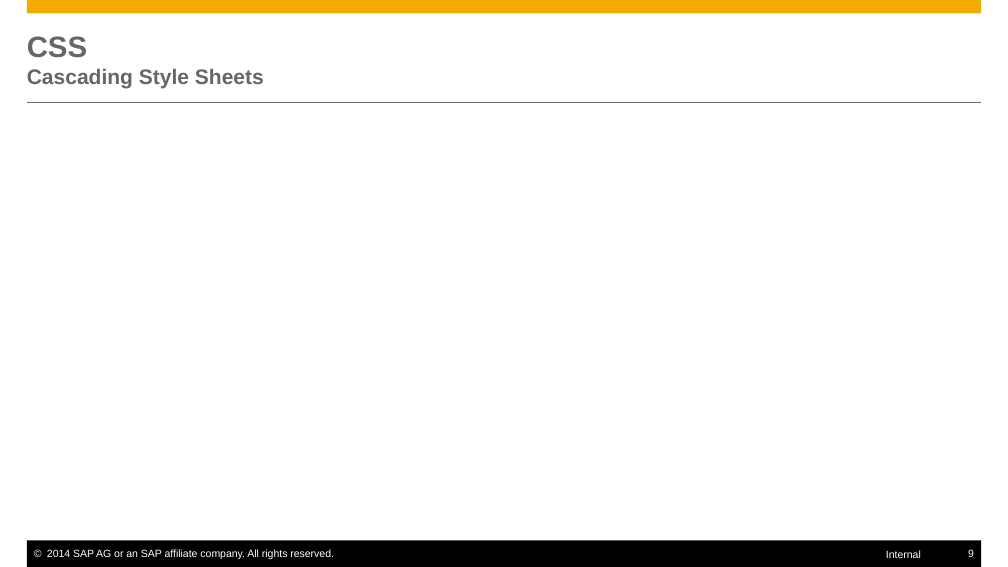
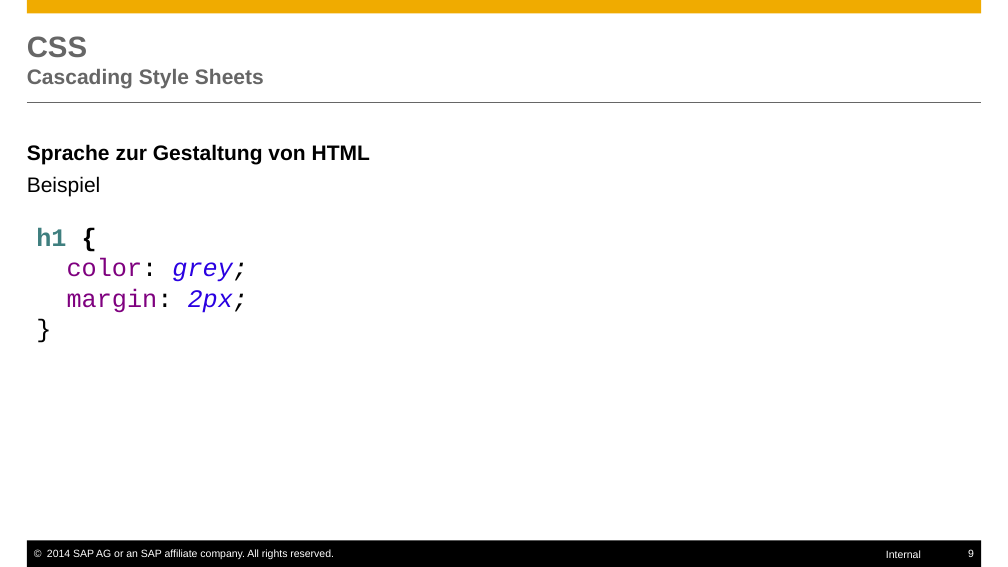
Before and after one commit to ofrendo/JSCrossCourse, a slide deck: slide 9 of JSCrosscourse.pptx. Drawn at 1008x567 pixels with LibreOffice and Linux fonts; fonts in the diff are those of the drawing. Boxes give left, top, right and bottom in pixels: in the first picture for what was removed or moved away, otherwise in the second. Text is boxed around its words. In the diff, an @@ line names an element or a change of style, - is before the commit and + after.

```diff
--- a/JSCrosscourse.pptx
+++ b/JSCrosscourse.pptx
@@ text added at (x1=27, y1=144, x2=370, y2=196), 20 pt, text #000000, bold @@
+Sprache zur Gestaltung von HTML
+  Beispiel
@@ text added at (x1=36, y1=228, x2=248, y2=313), 24 pt, text #7F007F @@
+h1 {
+color: grey;
+margin: 2px;
+}
```
Also in this commit, not shown: 6 other slides changed, 18 slides added, 1 other file.
